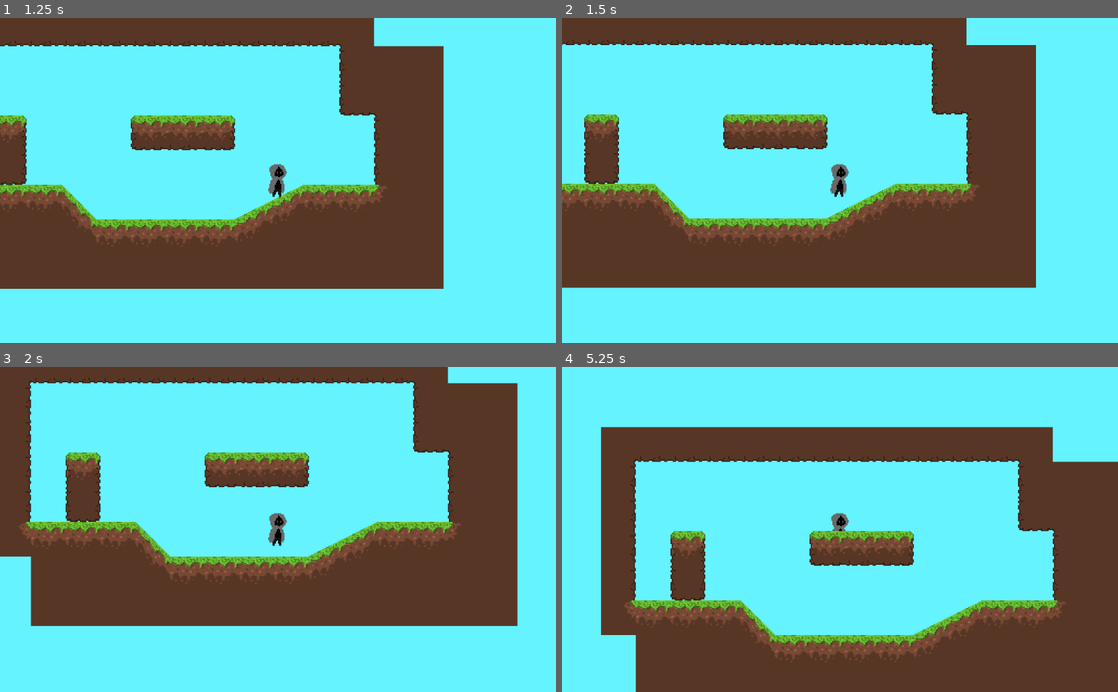
Above: before the commit, frames 1-4 (two rows, left to right).
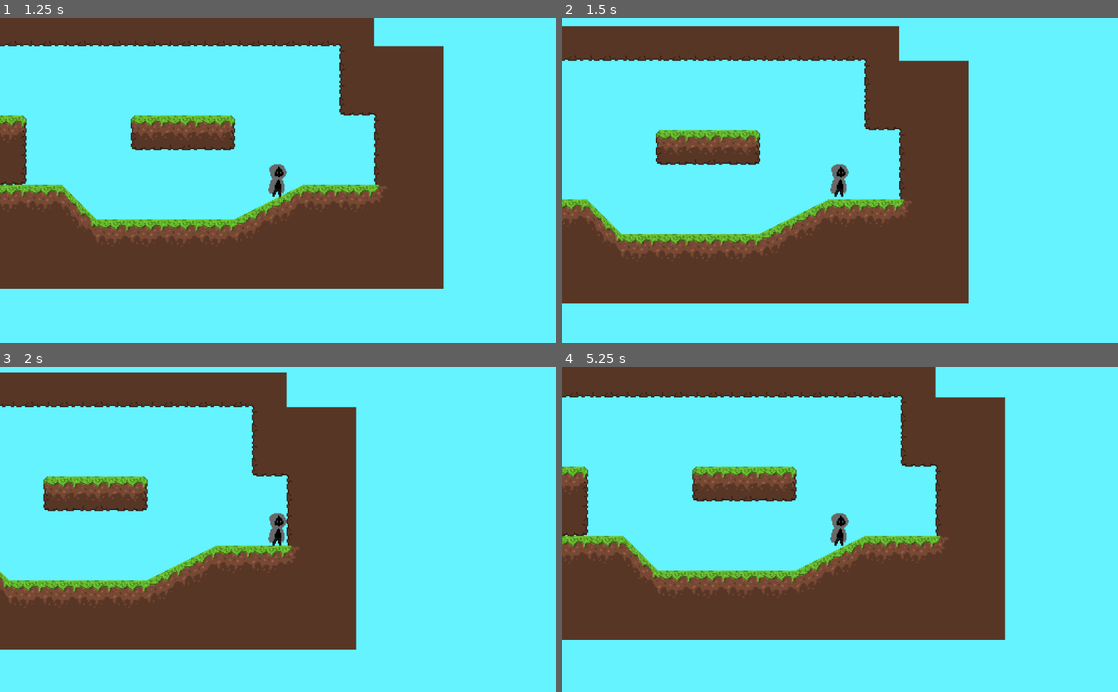
Above: after the commit, the same moments.

Repository: notfennecks/Cryptic-Crusade
Game: Godot game, scene res://Scenes/TestScene.tscn
Two runs of this game, one before a commit and one after it. Both use one fixed random seed, a clock stepped at 60 frames per second and the inputs below.
Inputs (mouse positions are in pixels of both pictures, inside the frame that each line leads up to):
- Up to frame 1 (1.25 s): tap Enter at 0.5 s; move the mouse to (400, 164) at 0.52 s; press the mouse at (400, 164) at 0.53 s; hold D (right) from 0.53 s (still down); tap Space (jump) at 0.77 s
- Up to frame 2 (1.5 s): keep holding D (right); move the mouse to (728, 196) at 1.27 s; release the mouse at (728, 196) at 1.28 s; click (728, 196) at 1.35 s
- Up to frame 3 (2 s): keep holding D (right); tap Space (jump) at 1.52 s
- Up to frame 4 (5.25 s): move the mouse to (895, 458) at 2.02 s; release D (right) at 2.03 s; press the mouse at (895, 458) at 2.03 s; hold A (left) 2.03-2.78 s; move the mouse to (812, 594) at 2.77 s; release the mouse at (812, 594) at 2.78 s; hold D (right) 2.78-4.28 s; click (812, 594) at 2.85 s; tap Space (jump) at 3.02, 3.77, 4.52 s; move the mouse to (1006, 578) at 3.52 s; press the mouse at (1006, 578) at 3.53 s; move the mouse to (673, 480) at 4.27 s; release the mouse at (673, 480) at 4.28 s; hold A (left) 4.28-5.03 s; click (673, 480) at 4.35 s; move the mouse to (867, 529) at 5.02 s; press the mouse at (867, 529) at 5.03 s; hold D (right) from 5.03 s (still down)

Frame 1 is identical in both runs. In frame 2, 36% of the frame differs, in the area x 0-86%, y 0-88%; in frame 3, 48%; in frame 4, 64%, in the area x 0-100%, y 0-100%.

Commit message:
Merged Johns files in actual project.

Diff:
--- /dev/null
+++ b/GodotProject/Scenes/EnemyAI.tscn
@@ -0,0 +1,18 @@
+[gd_scene load_steps=4 format=2]
+
+[ext_resource path="res://Scripts/EnemyAI.gd" type="Script" id=1]
+[ext_resource path="res://icon.png" type="Texture" id=2]
+
+[sub_resource type="RectangleShape2D" id=1]
+extents = Vector2( 31.8769, 33.5345 )
+
+[node name="KinematicBody2D" type="KinematicBody2D"]
+script = ExtResource( 1 )
+speed = 1
+gravity = 500
+
+[node name="Sprite" type="Sprite" parent="."]
+texture = ExtResource( 2 )
+
+[node name="CollisionShape2D" type="CollisionShape2D" parent="."]
+shape = SubResource( 1 )
--- /dev/null
+++ b/GodotProject/Scenes/EnemyAIJump.tscn
@@ -0,0 +1,21 @@
+[gd_scene load_steps=4 format=2]
+
+[ext_resource path="res://Scripts/AIJump.gd" type="Script" id=1]
+[ext_resource path="res://Scenes/EnemyAI.tscn" type="PackedScene" id=2]
+
+[sub_resource type="Curve2D" id=1]
+_data = {
+"points": PoolVector2Array( 0, 0, 0, 0, -0.895966, -0.909973, 0, 0, 0, 0, 20.3335, -46.0226, 0, 0, 0, 0, 56.8216, -71.896, 0, 0, 0, 0, 114.539, -73.2228, 0, 0, 0, 0, 142.403, -65.9252, 0, 0, 0, 0, 161.642, -52.6568, 0, 0, 0, 0, 183.535, -34.7444, 0, 0, 0, 0, 200.784, -16.1686, 0, 0, 0, 0, 206.755, -0.246552 )
+}
+
+[node name="Path2D" type="Path2D"]
+curve = SubResource( 1 )
+script = ExtResource( 1 )
+
+[node name="PathFollow2D" type="PathFollow2D" parent="."]
+position = Vector2( -0.895966, -0.909973 )
+rotate = false
+loop = false
+
+[node name="KinematicBody2D" parent="PathFollow2D" instance=ExtResource( 2 )]
+speed = 90
--- a/GodotProject/Scenes/NeutralHood.tscn
+++ b/GodotProject/Scenes/NeutralHood.tscn
@@ -27,6 +27,7 @@
 collide_with_areas = true
 
 [node name="Position2D" type="Position2D" parent="DashCheck"]
+position = Vector2( 0, 60 )
 
 [node name="PositionHelper" type="Node" parent="."]
 
--- a/GodotProject/Scenes/TestScene.tscn
+++ b/GodotProject/Scenes/TestScene.tscn
@@ -503,7 +503,6 @@
 jump_height = -250
 gravity = 750
 max_jumps = 2
-can_line_dash = true
 
 [node name="Grass" type="TileMap" parent="."]
 tile_set = SubResource( 21 )
--- /dev/null
+++ b/GodotProject/Scripts/AIJump.gd
@@ -0,0 +1,10 @@
+extends Path2D
+
+onready var follow = $PathFollow2D
+
+# Called when the node enters the scene tree for the first time.
+func _ready():
+	set_process(true)
+
+func _process(delta):
+	follow.set_offset(follow.get_offset() + 350 * delta)
--- /dev/null
+++ b/GodotProject/Scripts/EnemyAI.gd
@@ -0,0 +1,22 @@
+extends KinematicBody2D
+
+export (int) var speed
+export (int) var gravity
+
+var velocity = Vector2()
+var facing = 1
+
+func _ready():
+	pass # Replace with function body.
+
+func _physics_process(delta):
+	#$Sprite.flip_h = velocity.x > 0
+	#velocity.y += gravity * delta
+	#velocity.x = facing * speed
+	#velocity = move_and_slide(velocity,Vector2(0,-1))
+
+	for idx in range(get_slide_count()):
+		var collision = get_slide_collision(idx)
+		if collision.normal.x != 0:
+			facing = sign(collision.normal.x)
+			velocity.y = -100
